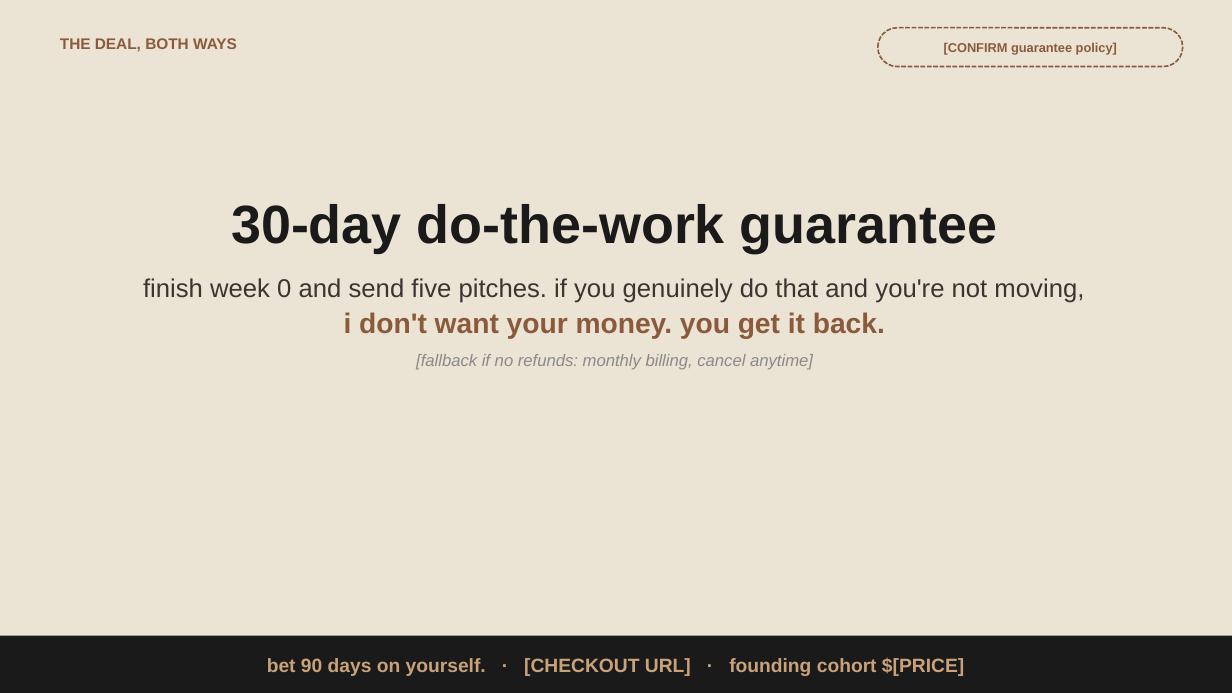
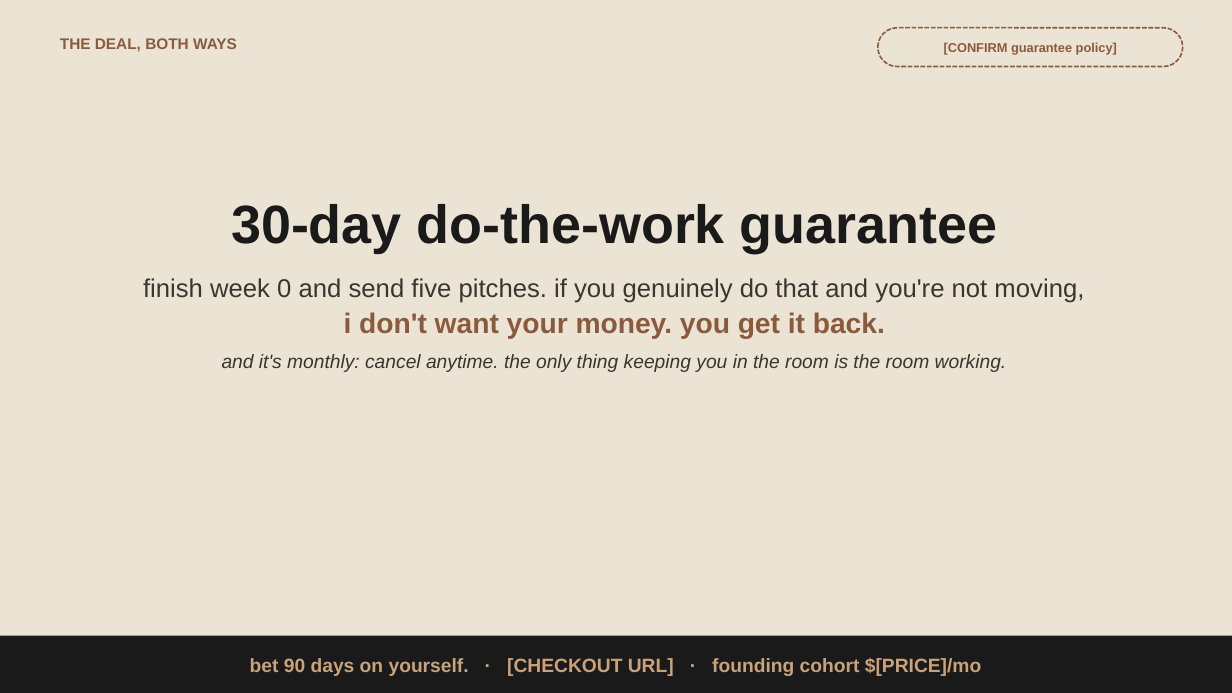
Before and after one commit to henryqueroa/thesilveryouth-package, a slide deck: slide 29 of webinar/thesilveryouth-webinar-deck.pptx. Drawn at 1232x693 pixels with LibreOffice and Linux fonts; fonts in the diff are those of the drawing. Boxes give left, top, right and bottom in pixels: in the first picture for what was removed or moved away, otherwise in the second. Text is boxed around its words. In the diff, an @@ line names an element or a change of style, - is before the commit and + after.

```diff
--- a/webinar/thesilveryouth-webinar-deck.pptx
+++ b/webinar/thesilveryouth-webinar-deck.pptx
@@ text at bbox=[222, 354, 1007, 372]: text changed; size 13 to 15 pt; text colour #8A8A8A to #3A3530 @@
-[fallback if no refunds: monthly billing, cancel anytime]
+and it's monthly: cancel anytime. the only thing keeping you in the room is the room working.
@@ text in rectangle at bbox=[250, 658, 981, 676]: text changed @@
-bet 90 days on yourself. · [CHECKOUT URL] · founding cohort $[PRICE]
+bet 90 days on yourself. · [CHECKOUT URL] · founding cohort $[PRICE]/mo
```
Also in this commit, not shown: 12 other slides changed, 38 other files.
